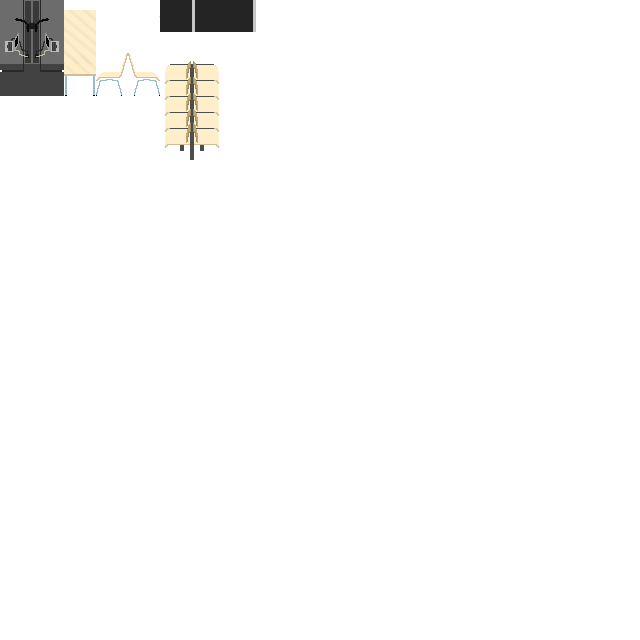
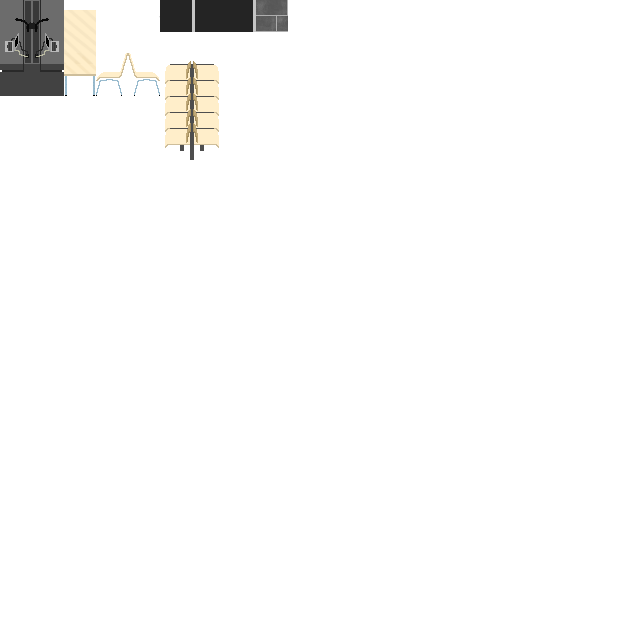
Layers edited between the first and the second w=640, h=640 image:
painted on "Hintergrund" over [256, 0, 288, 32]
